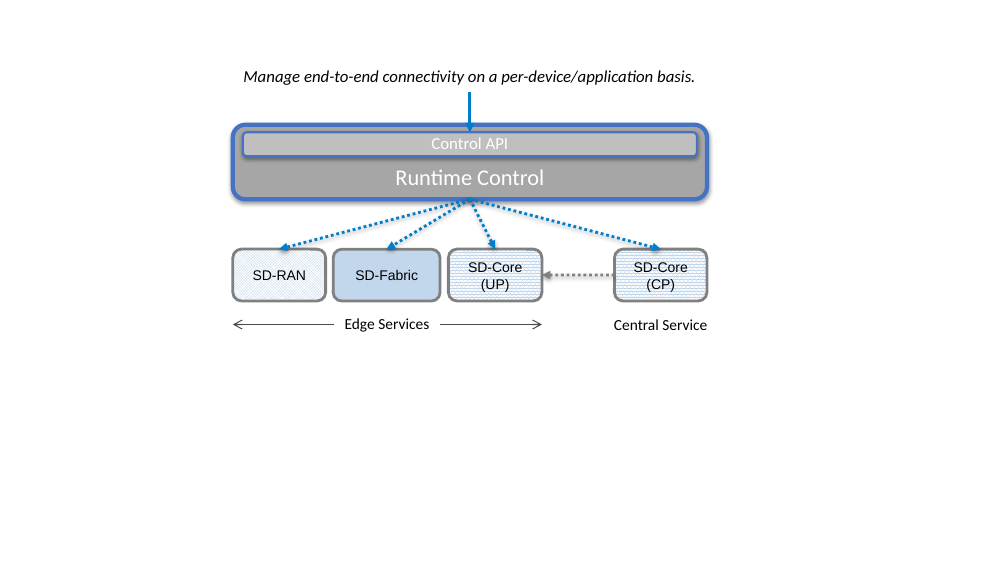
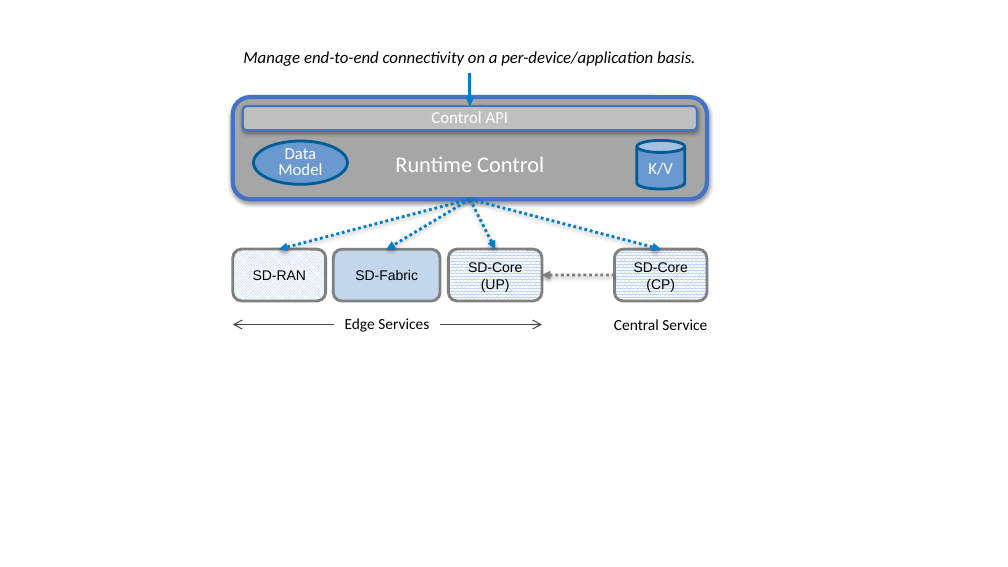
Before and after one commit to SystemsApproach/private5g, a slide deck: slide 9 of figures/ops/figures.pptx. Drawn at 1008x567 pixels with LibreOffice and Linux fonts; fonts in the diff are those of the drawing. Boxes give left, top, right and bottom in pixels: in the first picture for what was removed or moved away, otherwise in the second. Text is boxed around its words. In the diff, an @@ line names an element or a change of style, - is before the commit and + after.

```diff
--- a/figures/ops/figures.pptx
+++ b/figures/ops/figures.pptx
@@ text "Manage end-to-end connectivity on a ...": place and size @@
-text "Manage end-to-end connectivity on a ..." at [243, 70, 695, 85]
+text "Manage end-to-end connectivity on a ..." at [243, 51, 695, 66]
@@ arrow moved from (470, 92) - (470, 132) to (470, 73) - (470, 106) @@
@@ rounded rectangle "Runtime Control": place and size @@
-rounded rectangle "Runtime Control" at [233, 125, 707, 200]
+rounded rectangle "Runtime Control" at [233, 97, 707, 199]
@@ rounded rectangle "Control API": place and size @@
-rounded rectangle "Control API" at [243, 132, 697, 156]
+rounded rectangle "Control API" at [243, 106, 697, 130]
@@ ellipse added at [253, 141, 347, 184], fill #6A99D0, outline #005C97 2 pt, 12 pt, text #FFFFFF @@
+Data Model
@@ cylinder added at [637, 140, 685, 188], fill #6A99D0, outline #005C97 2 pt, 12 pt, text #FFFFFF @@
+K/V
```
Also in this commit, not shown: 1 slide added, 1 slide removed, 2 other files.
